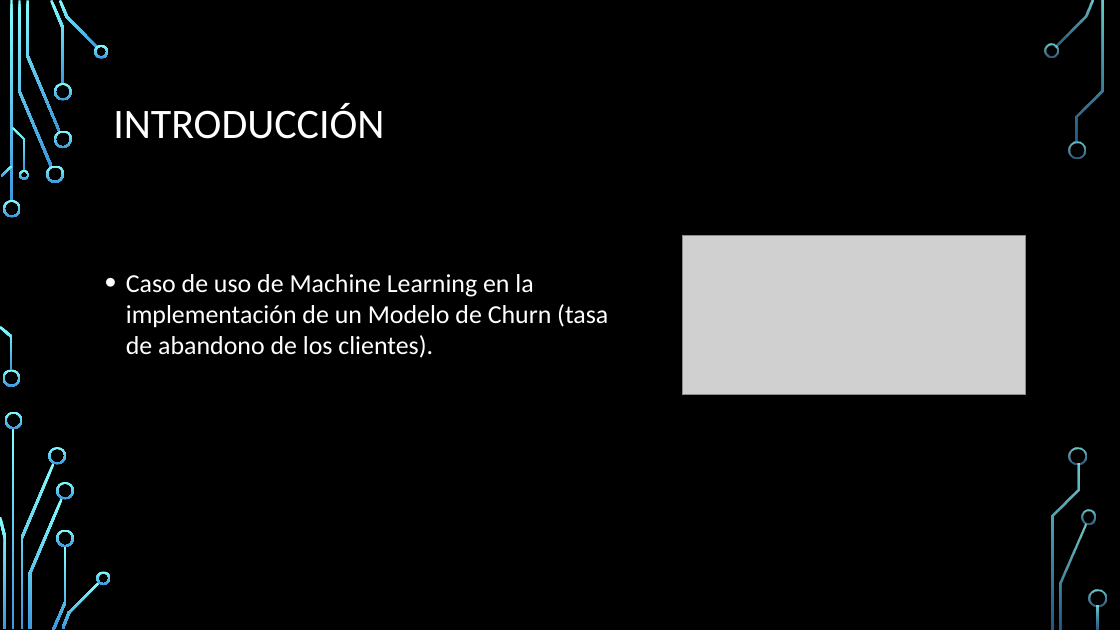
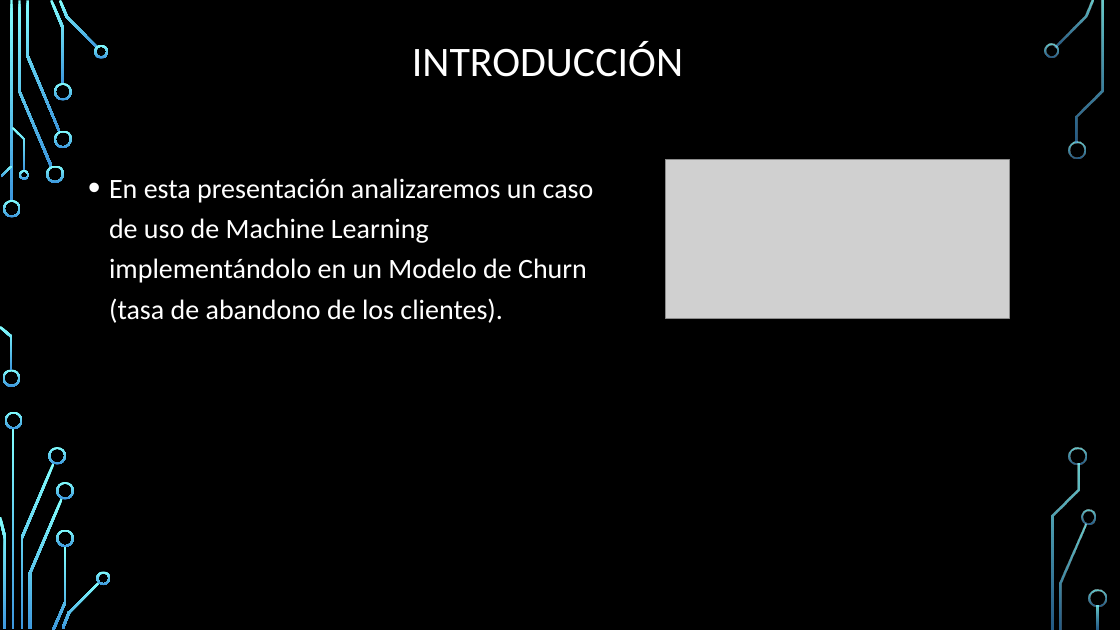
Before and after one commit to maurigarcia88/DiploDataScienceG7, a slide deck: slide 2 of Common/2_Cohorte_G7.pptx. Drawn at 1120x630 pixels with LibreOffice and Linux fonts; fonts in the diff are those of the drawing; grey boxes stand for pictures; background and template pictures are left out. Boxes give left, top, right and bottom in pixels: in the first picture for what was removed or moved away, otherwise in the second. Text is boxed around its words. In the diff, an @@ line names an element or a change of style, - is before the commit and + after.

```diff
--- a/Common/2_Cohorte_G7.pptx
+++ b/Common/2_Cohorte_G7.pptx
@@ title "INTRODUCCIÓN" moved from (x1=113, y1=103, x2=384, y2=139) to (x1=412, y1=41, x2=683, y2=77) @@
@@ text at (x1=109, y1=178, x2=594, y2=323): text changed; size 22.2 to 24 pt @@
-• Caso de uso de Machine Learning en la implementación de un Modelo de Churn (tasa de abandono de los clientes).
+• En esta presentación analizaremos un caso de uso de Machine Learning implementándolo en un Modelo de Churn (tasa de abandono de los clientes).
@@ picture moved from (x1=682, y1=235, x2=1026, y2=395) to (x1=665, y1=160, x2=1009, y2=319) @@
```
Also in this commit, not shown: 8 other slides changed, 9 slides added, 1 slide removed.
